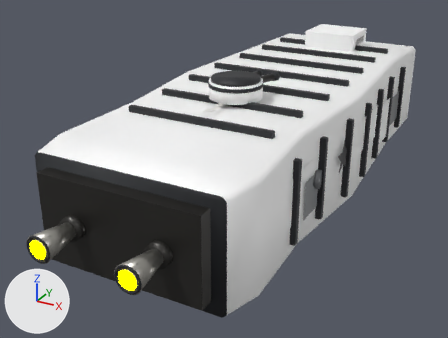
Two versions of the glTF model ThoriumGap_JS/models/Ship_Blocky_3.glb, one commit apart.
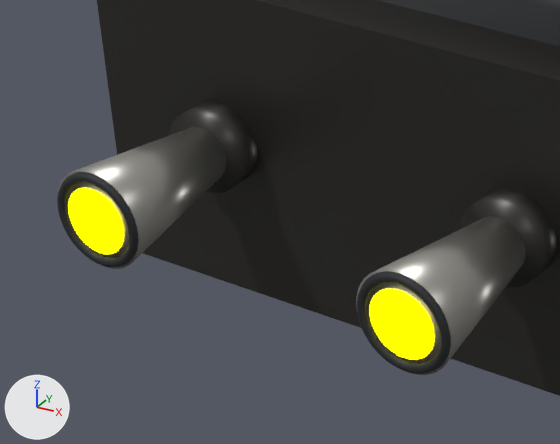
Each version is shown whole from a 50 mm lens placed at (2.36, -5.89, 2.09), pointed at (-0.43, -0.81, -0.45), then close up on the part from 2% to 39% of the width and 55% to 93% of the height. The axes (+X, +Y, +Z) are drawn at lower left. The lights are the same throughout. The first two pictures are the older version. Where no turn or scale is listed for an object, it has been applied to the vertices.

The older version as bpy lines, for what is in view:
```python
ob_aftbulkhead_rectangularengineframe = bpy.data.objects.new('AftBulkhead_RectangularEngineFrame', me_aftbulkhead_rectangularengineframe_mesh)
ob_aftbulkhead_rectangularengineframe.location = (0.0, -3.023, 0.0)
ob_enginebell_right_shortcargonozzle = bpy.data.objects.new('EngineBell_Right_ShortCargoNozzle', me_enginebell_right_shortcargonozzle_mesh)
ob_enginebell_right_shortcargonozzle.location = (0.357, -3.278, 0.0)
ob_engineemitter = bpy.data.objects.new('EngineEmitter', me_engineemitter)
ob_engineemitter.location = (0.0, 0.0, 0.0)
# also in view: 'EngineBell_Left_ShortCargoNozzle' at (-0.36, -3.28, 0.0); 'EngineSocket_Right_AftDarkMount' at (0.36, -3.09, 0.0); 'EngineSocket_Left_AftDarkMount' at (-0.36, -3.09, 0.0); 'EngineLip_Left_DarkNozzleRim' at (-0.36, -3.43, 0.0); 'Hull_RoundedRectCargoBody' at (0.0, -0.08, 0.0)
```
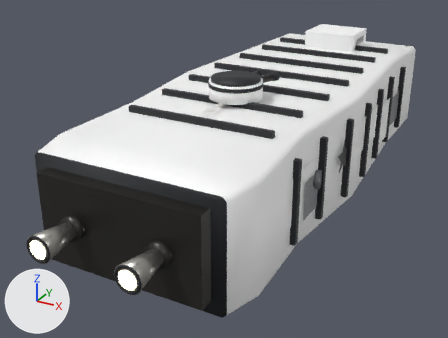
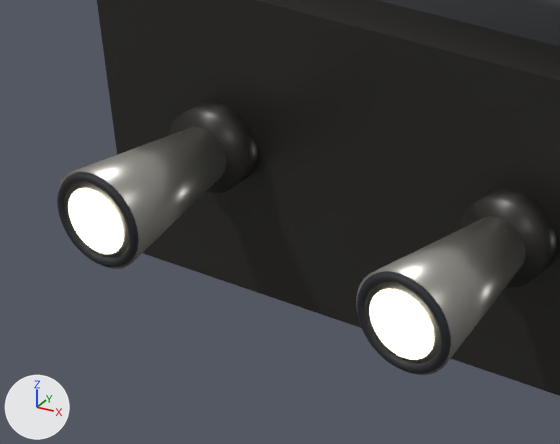
The change, as a list of edits to the scene's bpy script:
```text
Change mat_engineglow:
    mat_engineglow.emission_color: (1.0, 1.0, 0.0) -> (0.62, 0.57, 0.4)  # yellow #ffff00 -> beige #cec7aa
```

Changed parts and their boxes [x1, y1, x2, y2] in the close-ups (560 x 444 px):
'EngineEmitter', recoloured: [68, 188, 434, 360] in both
